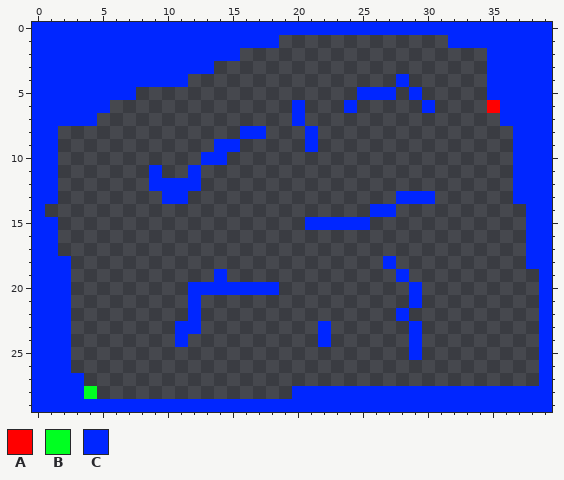
Edited in one commit: pixel-art sprite (images/level1.png). The picture above was drawn from the file before the commit.
The file is 40x30 pixels.
Palette (. is transparent): A #ff0000  B #00ff21  C #0026ff
Now the later version:
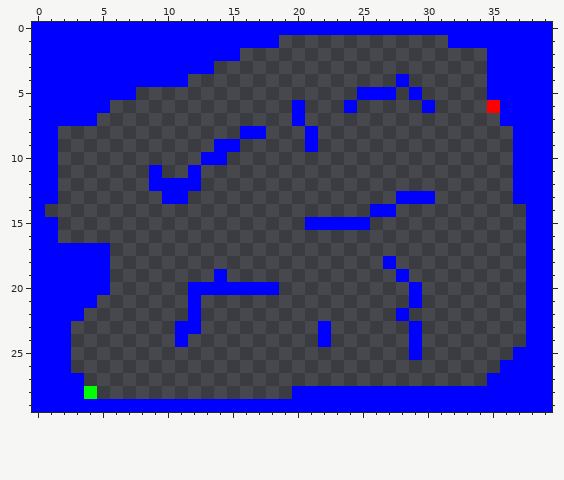
What changed:
colour B: #00ff21 -> #00ff00
colour C: #0026ff -> #0000ff
y 17: x 2..5 .... -> CCCC
y 18: x 3..5 ... -> CCC
y 19..20: x 3..5 ... -> CCC; x 38 . -> C
y 21: x 3..4 .. -> CC; x 38 . -> C
y 22: x 3 . -> C; x 38 . -> C
y 23..24: x 38 . -> C
y 25: x 37..38 .. -> CC
y 26: x 36..38 ... -> CCC
y 27: x 35..38 .... -> CCCC
Pixel boxes of the changes (left, top, right, bottom) in both pictures:
changed: (32, 22, 552, 412)
